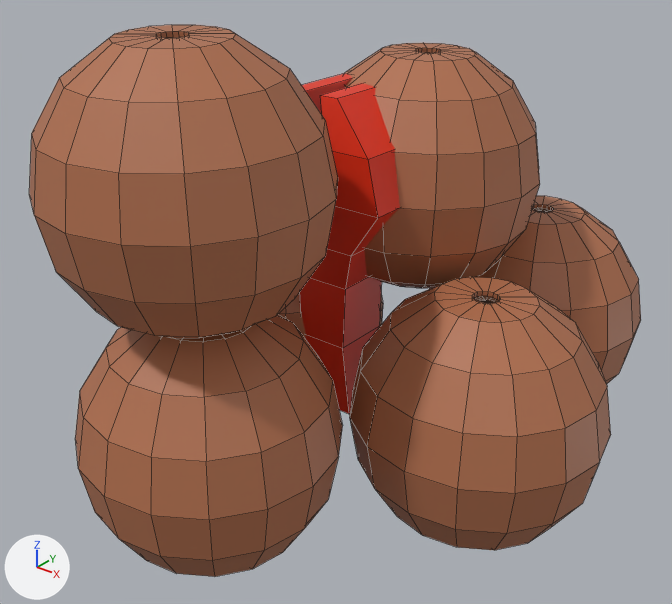
What one commit did to the Blender file models/base_game/tiles/sandy_tile.blend.
The view is the same before and after, from a camera (50 mm lens) standing at (0.974, -1.383, 1.224) and looking at (-0.094, -0.048, 0.397). The axes (+X, +Y, +Z) are drawn at lower left. The lights are the same throughout. The older version comes first. Mesh edges are drawn as thin lines.

Names of what the first picture shows: 'CoconutPile', 'Plane'.
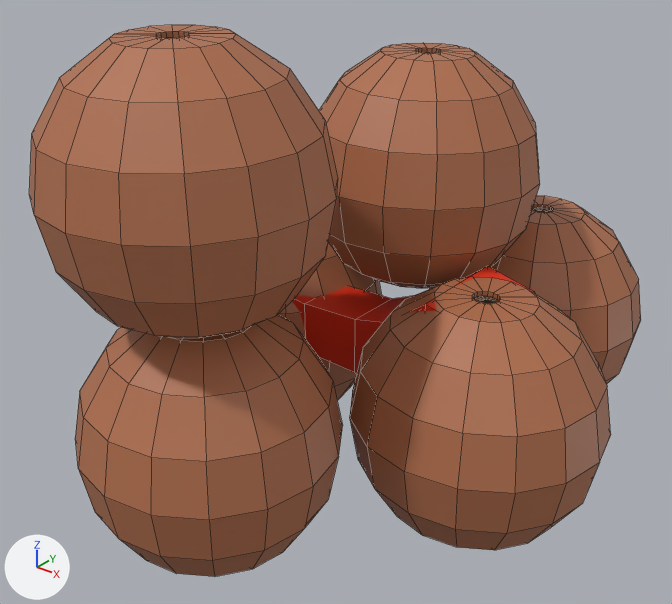
The change, as a list of edits to the scene's bpy script:
```text
Change ob_plane:
    ob_plane.location: (0.0, 0.0, 0.472) -> (0.0, 0.0, 0.2)
    ob_plane.rotation_euler: (0.0, 0.0, 0.0) -> (0.0, 1.571, 0.0)  # degrees (0, 0, 0) -> degrees (0, 90, 0)
```

Where the change shows, as pixel boxes [x1, y1, x2, y2] in the pictures (672 x 604 px):
'Plane', moved, turned: before [300, 73, 400, 414]; after [292, 266, 535, 374]
